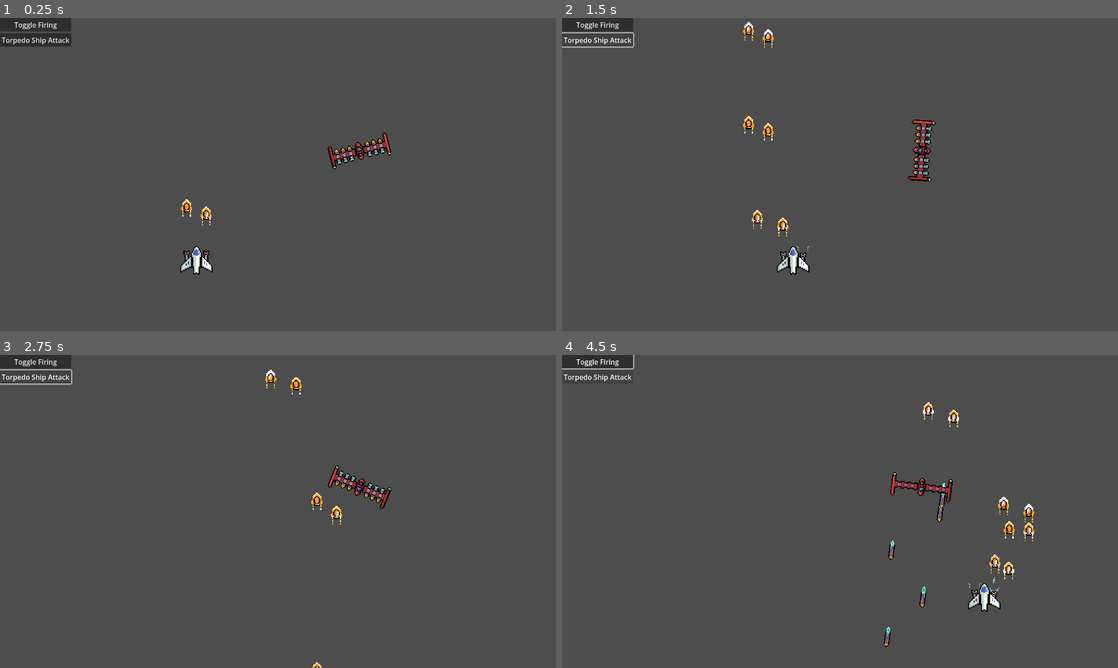
Above: before the commit, frames 1-4 (two rows, left to right).
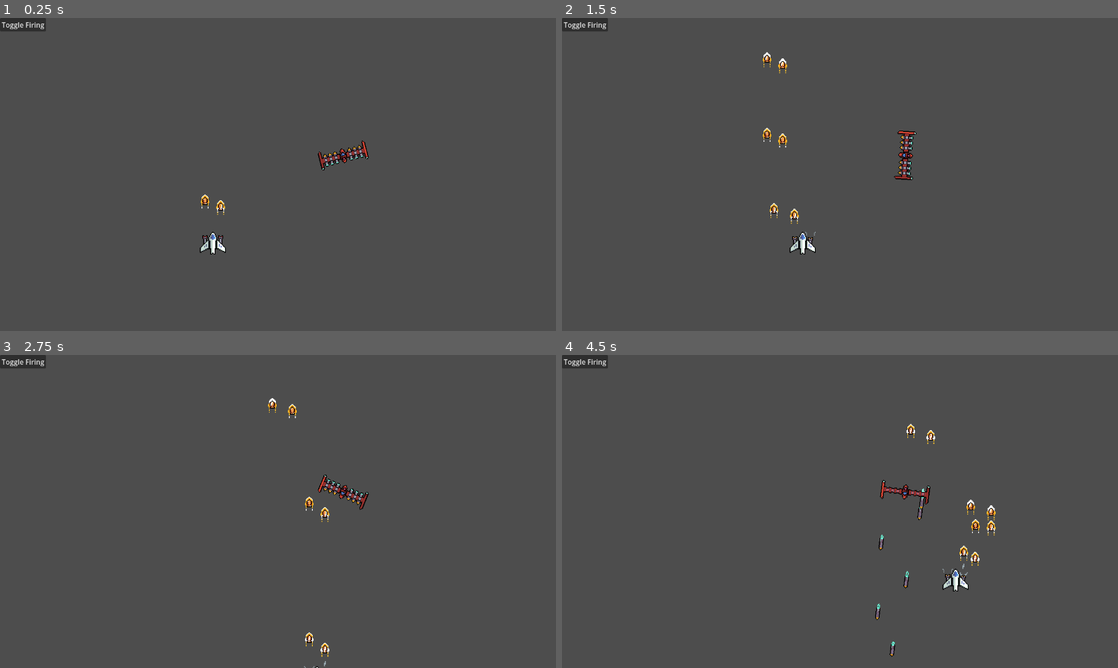
Above: after the commit, the same moments.

Repository: starlightlacuna/space-shooter
Game: Godot game, scene res://scenes/game.tscn
Same seed, same stepped clock (60 frames per second), same inputs: the game is played once before the commit and once after it.
Inputs (mouse positions are in pixels of both pictures, inside the frame that each line leads up to):
- Up to frame 1 (0.25 s): no input
- Up to frame 2 (1.5 s): click (595, 39) at 0.5 s, where only the run before the commit has a clickable "Torpedo Ship Attack"; hold Right (move_right) from 1.28 s (still down)
- Up to frame 3 (2.75 s): release Right (move_right) at 2.03 s; hold Down (move_down) from 2.03 s (still down)
- Up to frame 4 (4.5 s): release Down (move_down) at 2.78 s; hold Right (move_right) 2.78-3.53 s; hold Up (move_up) 3.53-4.28 s; hold Left (move_left) from 4.28 s (still down)

The runs differ from the first frame. In frame 1, 2.1% of the frame differs, in the area x 0-71%, y 0-82%; in frame 2, 2.4%; in frame 3, 1.8%; in frame 4, 2.8%, in the area x 0-85%, y 0-97%.
Error before the commit: Attempt to call function 'play' in base 'null instance' on a null instance. (res://scripts/game.gd:33)

Commit message:
Code hygiene

Diff:
--- a/project.godot
+++ b/project.godot
@@ -14,6 +14,14 @@
 run/main_scene="res://scenes/game.tscn"
 config/features=PackedStringArray("4.2", "GL Compatibility")
 config/icon="res://icon.svg"
+
+[debug]
+
+gdscript/warnings/untyped_declaration=1
+gdscript/warnings/inferred_declaration=1
+gdscript/warnings/unsafe_property_access=1
+gdscript/warnings/unsafe_method_access=1
+gdscript/warnings/unsafe_cast=1
 
 [display]
 
--- a/scenes/game.tscn
+++ b/scenes/game.tscn
@@ -22,13 +22,9 @@
 layout_mode = 2
 text = "Toggle Firing"
 
-[node name="TorpedoShipAttackButton" type="Button" parent="UI/VBoxContainer"]
-layout_mode = 2
-text = "Torpedo Ship Attack"
-
 [node name="Camera2D" type="Camera2D" parent="."]
 position = Vector2(375, 222)
-zoom = Vector2(2.5, 2.5)
+zoom = Vector2(2, 2)
 
 [node name="Marker2D" type="Marker2D" parent="."]
 position = Vector2(0, 331)
@@ -41,4 +37,3 @@
 projectiles_node = NodePath("../Projectiles")
 
 [connection signal="pressed" from="UI/VBoxContainer/ToggleFiringButton" to="." method="_on_toggle_firing_button_pressed"]
-[connection signal="pressed" from="UI/VBoxContainer/TorpedoShipAttackButton" to="." method="_on_torpedo_ship_attack_button_pressed"]
--- a/scenes/spacecraft/imperial/imperial_torpedo_ship.tscn
+++ b/scenes/spacecraft/imperial/imperial_torpedo_ship.tscn
@@ -13,6 +13,7 @@
 [ext_resource type="Script" path="res://scripts/spacecraft/imperial/torpedo_ship/seek.gd" id="11_78fgq"]
 [ext_resource type="Script" path="res://scripts/spacecraft/imperial/torpedo_ship/attack.gd" id="12_ojoqr"]
 [ext_resource type="Script" path="res://scripts/spacecraft/imperial/torpedo_ship/reload.gd" id="13_mxhjl"]
+[ext_resource type="Script" path="res://scenes/spacecraft/imperial/move.gd" id="14_occj4"]
 
 [sub_resource type="AtlasTexture" id="AtlasTexture_qxvba"]
 atlas = ExtResource("2_g26tf")
@@ -691,6 +692,9 @@
 [node name="Timer" type="Timer" parent="StateMachine/Reload"]
 one_shot = true
 
+[node name="Move" type="Node" parent="StateMachine"]
+script = ExtResource("14_occj4")
+
 [node name="TorpedoSource0" type="Marker2D" parent="."]
 position = Vector2(8, -8)
 
--- /dev/null
+++ b/scenes/spacecraft/imperial/move.gd
@@ -0,0 +1,9 @@
+extends State
+
+var path_progress_waypoints := []
+
+func process_physics(delta: float):
+	pass
+
+func set_path_progress_waypoints(array: Array):
+	path_progress_waypoints = array
--- a/scenes/spacecraft/player/auto_cannon_projectile.tscn
+++ b/scenes/spacecraft/player/auto_cannon_projectile.tscn
@@ -65,6 +65,8 @@
 metadata/_edit_lock_ = true
 
 [node name="HurtboxComponent" parent="." instance=ExtResource("3_ni5j7")]
+collision_layer = 2
+collision_mask = 4
 
 [node name="CollisionShape2D" type="CollisionShape2D" parent="HurtboxComponent"]
 position = Vector2(0, -1)
--- a/scripts/auto_cannon_projectile.gd
+++ b/scripts/auto_cannon_projectile.gd
@@ -5,7 +5,6 @@
 @export var damage = 10
 
 func _physics_process(delta):
-	# This seems to work just fine?
 	var direction = Vector2.UP.rotated(rotation)
 	position += direction * speed * delta
 
--- a/scripts/game.gd
+++ b/scripts/game.gd
@@ -2,32 +2,5 @@
 
 @onready var player = $Player
 
-
-
-func _on_full_health_button_pressed():
-	$Player.set_frame(Player.HealthFrame.HEALTHY)
-
-
-func _on_slightly_damaged_button_pressed():
-	$Player.set_frame(Player.HealthFrame.SLIGHTLY_DAMAGED)
-
-
-func _on_damaged_button_pressed():
-	$Player.set_frame(Player.HealthFrame.DAMAGED)
-
-
-func _on_very_damaged_button_pressed():
-	$Player.set_frame(Player.HealthFrame.HEAVILY_DAMAGED)
-
-
 func _on_toggle_firing_button_pressed():
 	$Player/AutoCannon.is_firing = !$Player/AutoCannon.is_firing
-
-
-func _on_torpedo_ship_attack_button_pressed():
-	#var animation_tree = get_node("Spawner/Kla'edTorpedoShip/AnimationTree") as AnimationTree
-	#var state_machine = animation_tree["parameters/playback"]
-	#state_machine.travel("Kla'ed Torpedo Ship_attack")
-
-	var animation_player = get_node("Spawner/Kla'edTorpedoShip/AnimationPlayer") as AnimationPlayer
-	animation_player.play("Kla'ed Torpedo Ship/attack")
--- a/scripts/spacecraft/imperial/torpedo_ship/attack.gd
+++ b/scripts/spacecraft/imperial/torpedo_ship/attack.gd
@@ -7,18 +7,20 @@
 func _ready():
 	assert(reload_state, "Reload State not set!")
 
-func enter(message: Dictionary = {}):
-	super(message)
+func enter(_message: Dictionary = {}):
 	transition_to_reload = false
 	var animation_tree = owner.get_node("AnimationTree")
 	animation_tree["parameters/playback"].travel("Kla'ed Torpedo Ship_attack")
 
-func process(delta: float):
+func process(_delta: float):
 	if !transition_to_reload:
 		return
 	var state_transition = StateTransition.new()
 	state_transition.target_state = reload_state
 	return state_transition
 
+func exit():
+	pass
+
 func transition():
 	transition_to_reload = true
--- a/scripts/spacecraft/imperial/torpedo_ship/imperial_torpedo_ship.gd
+++ b/scripts/spacecraft/imperial/torpedo_ship/imperial_torpedo_ship.gd
@@ -14,7 +14,7 @@
 	for n in 6:
 		torpedo_sources.push_back(get_node("TorpedoSource%s" % n))
 
-func _physics_process(delta):
+func _physics_process(_delta):
 	move_and_slide()
 
 func _on_health_component_zeroed():
--- a/scripts/spacecraft/imperial/torpedo_ship/reload.gd
+++ b/scripts/spacecraft/imperial/torpedo_ship/reload.gd
@@ -9,12 +9,11 @@
 func _ready():
 	assert(seek_state, "Seek State not set!")
 
-func enter(message: Dictionary = {}):
-	super(message)
+func enter(_message: Dictionary = {}):
 	transition_to_seek = false
 	timer.start()
 
-func process(delta):
+func process(_delta):
 	if !transition_to_seek:
 		return
 	var state_transition := StateTransition.new()
@@ -25,6 +24,8 @@
 	var animation_tree = owner.get_node("AnimationTree")
 	animation_tree["parameters/playback"].travel("Kla'ed Torpedo Ship_reload")
 
+func exit():
+	pass
 
 func _on_animation_tree_animation_finished(anim_name):
 	if !anim_name == "Kla'ed Torpedo Ship/reload":
--- a/scripts/spacecraft/imperial/torpedo_ship/seek.gd
+++ b/scripts/spacecraft/imperial/torpedo_ship/seek.gd
@@ -10,8 +10,7 @@
 func _ready():
 	assert(attack_state, "Attack State not set!")
 
-func enter(message: Dictionary = {}):
-	super(message)
+func enter(_message: Dictionary = {}):
 	transition_to_attack = false
 	timer.start()
 
@@ -28,5 +27,8 @@
 
 	owner_node.rotate(sign(world_angle_to_player) * min(abs(world_angle_to_player), delta * rotation_speed))
 
+func exit():
+	pass
+
 func _on_timer_timeout():
 	transition_to_attack = true
--- a/scripts/spawner.gd
+++ b/scripts/spawner.gd
@@ -15,5 +15,5 @@
 
 
 # Called every frame. 'delta' is the elapsed time since the previous frame.
-func _process(delta):
+func _process(_delta):
 	pass
--- a/scripts/states/state.gd
+++ b/scripts/states/state.gd
@@ -1,16 +1,16 @@
 class_name State
 extends Node
 
-func unhandled_input(event: InputEvent):
+func unhandled_input(_event: InputEvent):
 	pass
 
-func process(delta: float):
+func process(_delta: float):
 	pass
 
-func process_physics(delta: float):
+func process_physics(_delta: float):
 	pass
 
-func enter(message: Dictionary = {}):
+func enter(_message: Dictionary = {}):
 	print("Entering %s" % name)
 	#pass
 
Not shown: 1 places in scenes/spacecraft/imperial/imperial_torpedo_ship.tscn that only renumber resources
